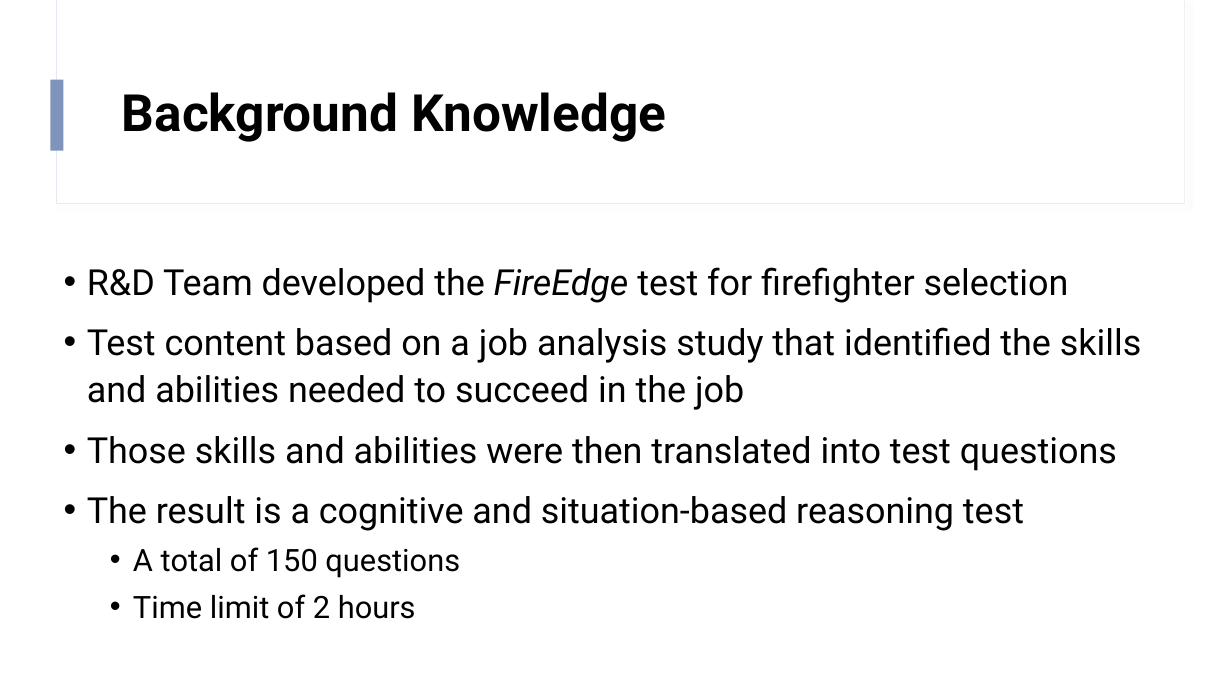
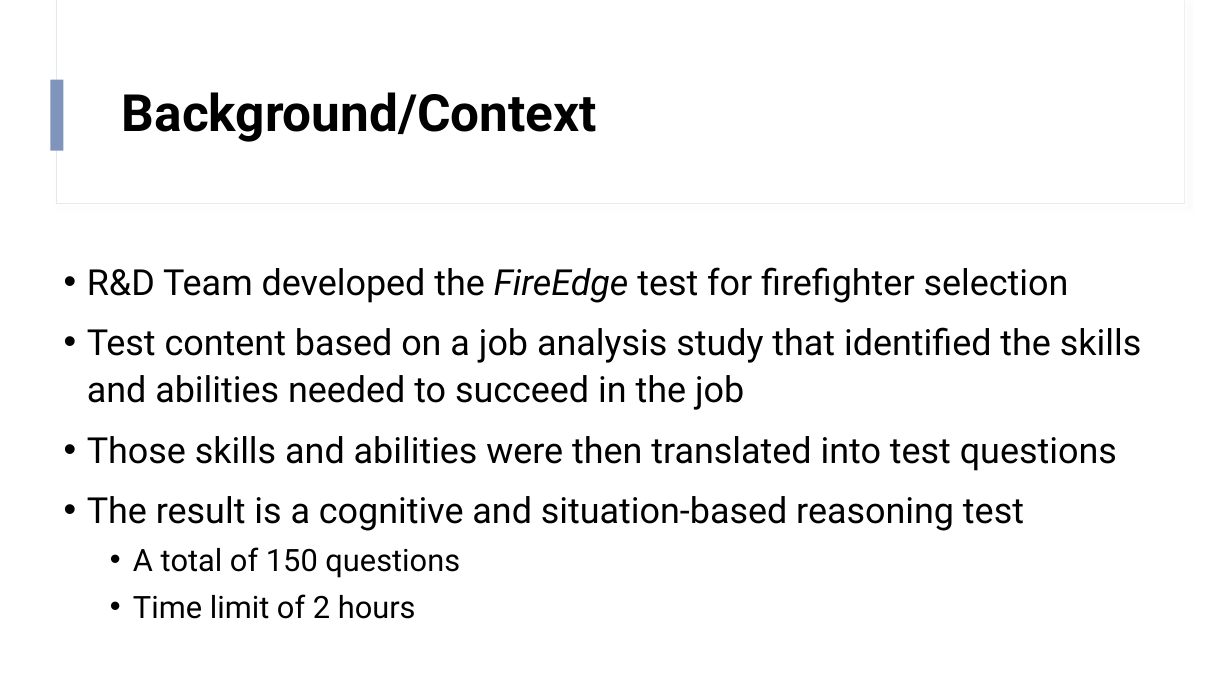
Before and after one commit to SzarR/FireEdge, a slide deck: slide 2 of FireEdge.pptx. Drawn at 1232x693 pixels with LibreOffice and Linux fonts; fonts in the diff are those of the drawing. Boxes give left, top, right and bottom in pixels: in the first picture for what was removed or moved away, otherwise in the second. Text is boxed around its words. In the diff, an @@ line names an element or a change of style, - is before the commit and + after.

```diff
--- a/FireEdge.pptx
+++ b/FireEdge.pptx
@@ title at [122, 92, 597, 142]: text changed @@
-Background Knowledge
+Background/Context
```
Also in this commit, not shown: 8 other slides changed, 2 other files.
